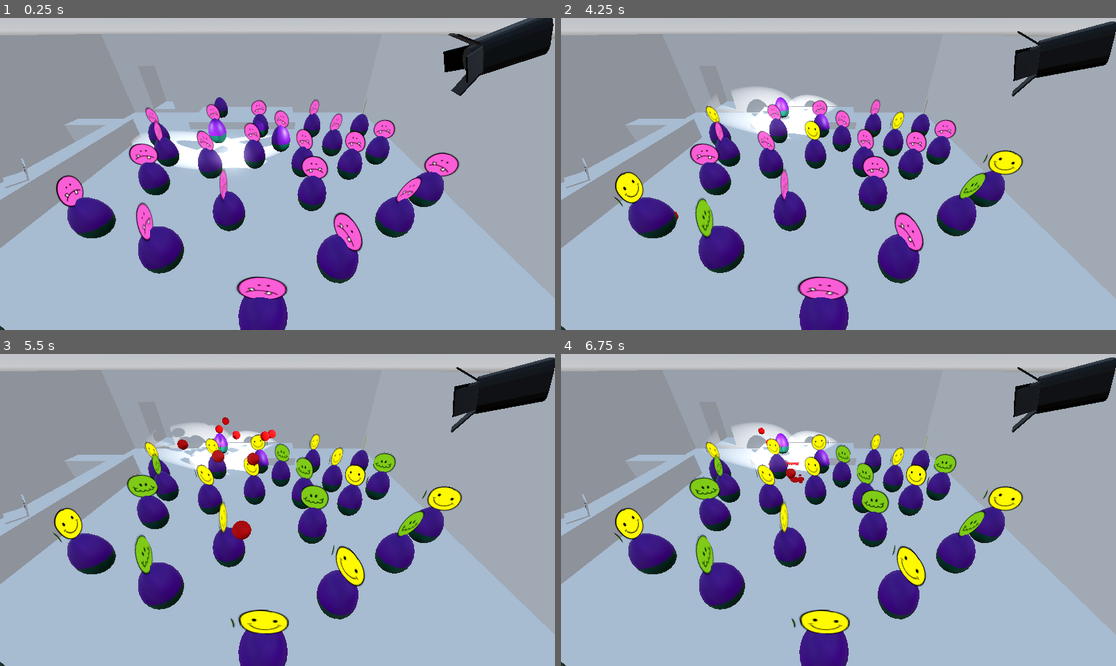
Above: before the commit, frames 1-4 (two rows, left to right).
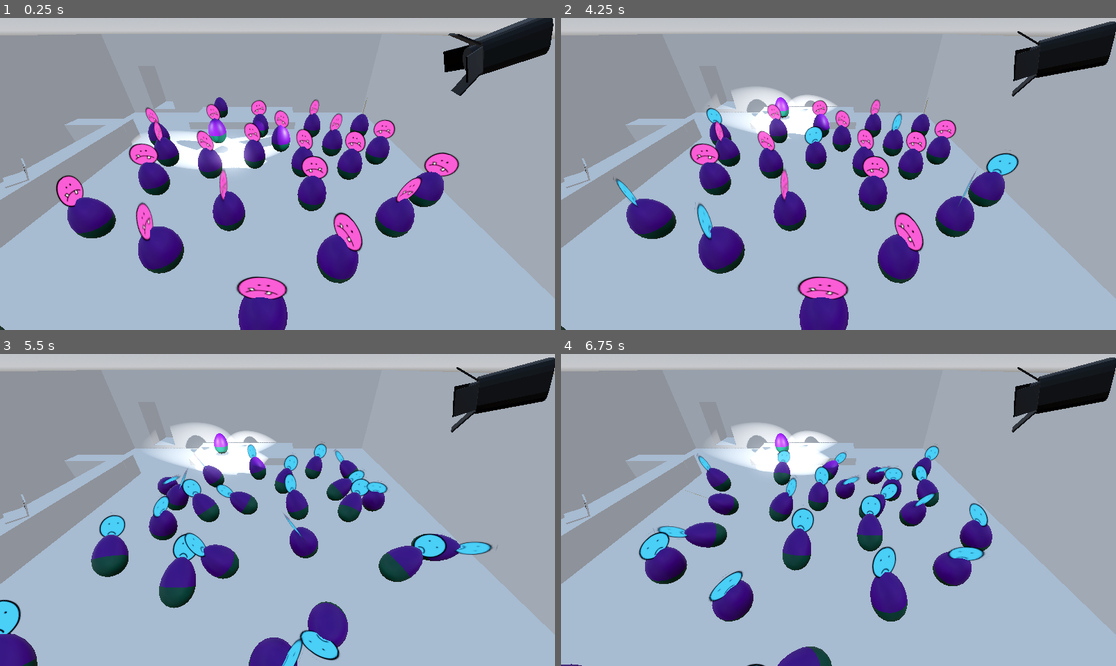
Above: after the commit, the same moments.

Repository: ChrisWhatever1980/ggj24-funny-business
Game: Godot game, scene res://scenes/building.tscn
Same seed, same stepped clock (60 frames per second), same inputs: the game is played once before the commit and once after it.
Inputs (mouse positions are in pixels of both pictures, inside the frame that each line leads up to):
- Up to frame 1 (0.25 s): no input
- Up to frame 2 (4.25 s): move the mouse to (960, 158) at 0.52 s; click (960, 158) at 0.67 s; drag from (727, 189) to (810, 236) at 1.27 s; move the mouse to (894, 105) at 2.02 s; click (894, 105) at 2.17 s; drag from (810, 236) to (672, 127) at 2.77 s; tap Enter at 3.5 s; move the mouse to (1005, 220) at 3.52 s; click (1005, 220) at 3.67 s
- Up to frame 3 (5.5 s): drag from (111, 463) to (194, 432) at 4.27 s; move the mouse to (305, 510) at 5.02 s; click (305, 510) at 5.17 s
- Up to frame 4 (6.75 s): drag from (755, 432) to (727, 525) at 5.77 s; move the mouse to (960, 494) at 6.52 s; click (960, 494) at 6.67 s

The runs differ from the first frame. In frame 2, 2.1% of the frame differs, in the area x 9-84%, y 28-82%; in frame 3, 20%, in the area x 0-90%, y 20-100%; in frame 4, 16%.

Commit message:
ui test

Diff:
--- a/dev/scenes/comedian.gd
+++ b/dev/scenes/comedian.gd
@@ -11,6 +11,6 @@
 	pass
 
 func _on_timer_timeout():
-	var joke_quality = randi_range(-1, 2)
+	var joke_quality = randi_range(0, 12)
 	print("joke_quality: " + str(joke_quality))
 	GameEvents.emit_signal("audience_react", joke_quality)
--- a/dev/scenes/guest.gd
+++ b/dev/scenes/guest.gd
@@ -11,15 +11,31 @@
 var throw_probability = 0.6
 var mood = 0
 
+
+var moods = [
+	8,	#dead
+	9,	#angry
+	11,	#lame
+	10,	#sad
+	7,	#worst joke ever
+	6,	#dont get it
+	0,	#amused
+	1,	#chuckle
+	2,	#schadenfreude
+	3,	#thats me
+	4,	#good one
+	5	#hilarious
+]
+
+
 # Called when the node enters the scene tree for the first time.
 func _ready():
 	GameEvents.connect_event("audience_react", self, "on_audience_react")
-	humor_modifier = randi_range(-1, 1)
+	humor_modifier = randi_range(-4, 4)
 
 
 func set_mood(_mood):
-	$Node3D/person/Sprite3D.frame = _mood
-
+	$Node3D/person/Sprite3D.frame = moods[_mood]
 
 
 func on_audience_react(joke_quality):
@@ -28,21 +44,21 @@
 	var guest_react = clamp(joke_quality + humor_modifier, -1, 3)
 
 	match guest_react:
-		-1:	# throw tomatoes
+		0:	# throw tomatoes
 			if randf() < throw_probability:
 				GameEvents.emit_signal("spawn_tomato", position)
-		0:	# gut-shaking laugh
+		1:	# gut-shaking laugh
 			freeze = true
 			$AnimationPlayer.play("laugh")
-		1:	# jump up and drop
+		2:	# jump up and drop
 			freeze = false
 			apply_impulse(Vector3.UP * 0.4)
-		2:	#rofl
+		3:	#rofl
 			freeze = false
 			print("rofl")
-			$AnimationPlayer.play("rofl")
+			$AnimationPlayer.play("rofl_animation")
 
-	set_mood(clamp(guest_react + 1, 0, 4))
+	set_mood(clamp(guest_react, 0, moods.size()))
 
 	if guest_react == max_amusement and randf() <= tip_probability:
 		for c in range(0, randi_range(1, 2)):
--- a/dev/scenes/guest.tscn
+++ b/dev/scenes/guest.tscn
@@ -123,7 +123,6 @@
 shape = SubResource("CapsuleShape3D_a60ce")
 
 [node name="Node3D" type="Node3D" parent="."]
-transform = Transform3D(1, 0, 6.99382e-07, 0, 1, 0, -6.99382e-07, 0, 1, 0, 0, 0)
 
 [node name="person" parent="Node3D" instance=ExtResource("1_04qkr")]
 
--- a/dev/tests/coin_test.tscn
+++ b/dev/tests/coin_test.tscn
@@ -13,6 +13,8 @@
 
 [node name="StaticBody3D" type="StaticBody3D" parent="."]
 transform = Transform3D(1, 0, 0, 0, 1, 0, 0, 0, 1, 0, -0.5, 0)
+collision_layer = 2049
+collision_mask = 0
 
 [node name="CollisionShape3D" type="CollisionShape3D" parent="StaticBody3D"]
 shape = SubResource("BoxShape3D_d3j51")
--- /dev/null
+++ b/dev/tests/ui_test.tscn
@@ -0,0 +1,7 @@
+[gd_scene load_steps=2 format=3 uid="uid://n5851spfdyf2"]
+
+[ext_resource type="PackedScene" uid="uid://bi62kfqbonnfa" path="res://scenes/laptop_ui.tscn" id="1_1exr1"]
+
+[node name="Ui_test" type="Node2D"]
+
+[node name="Node2D" parent="." instance=ExtResource("1_1exr1")]
